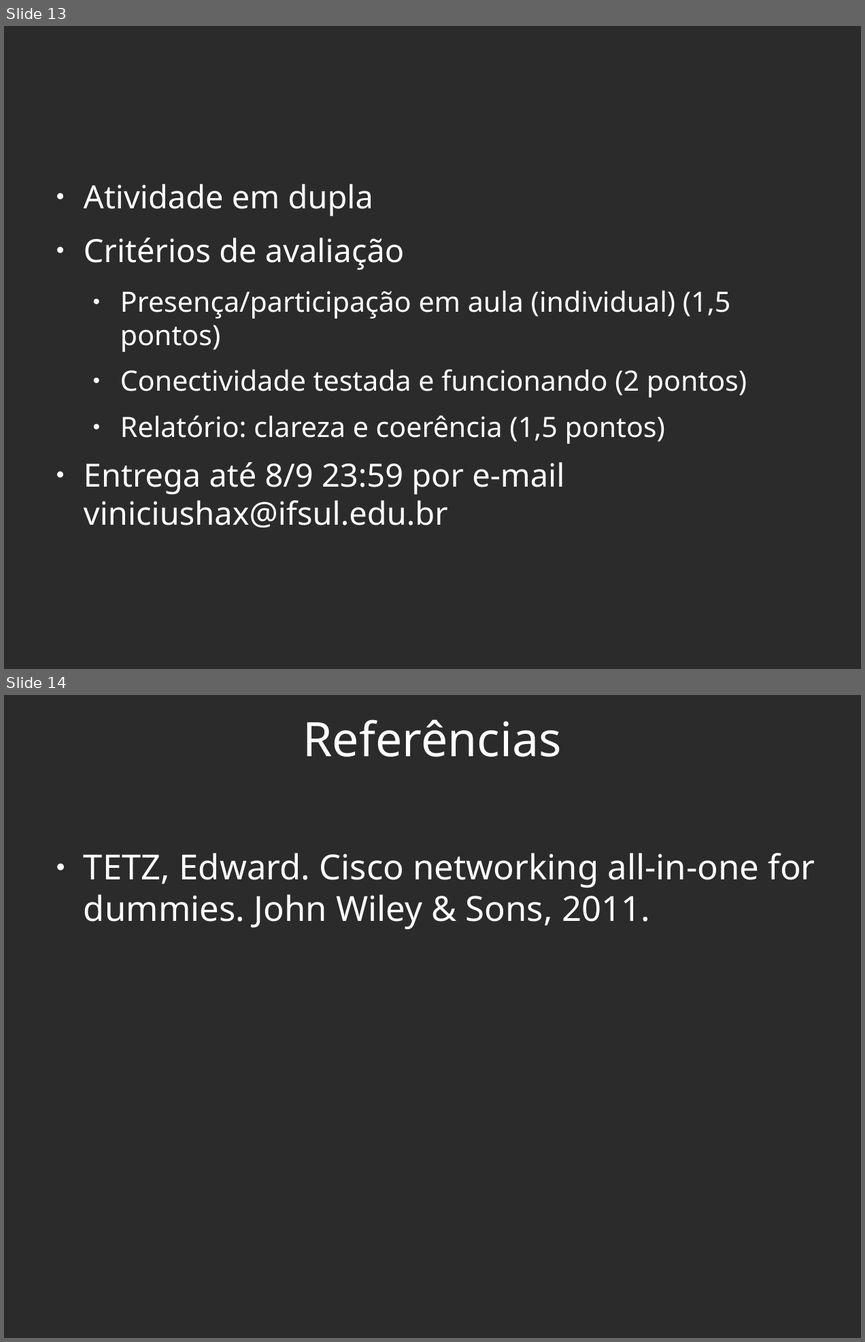
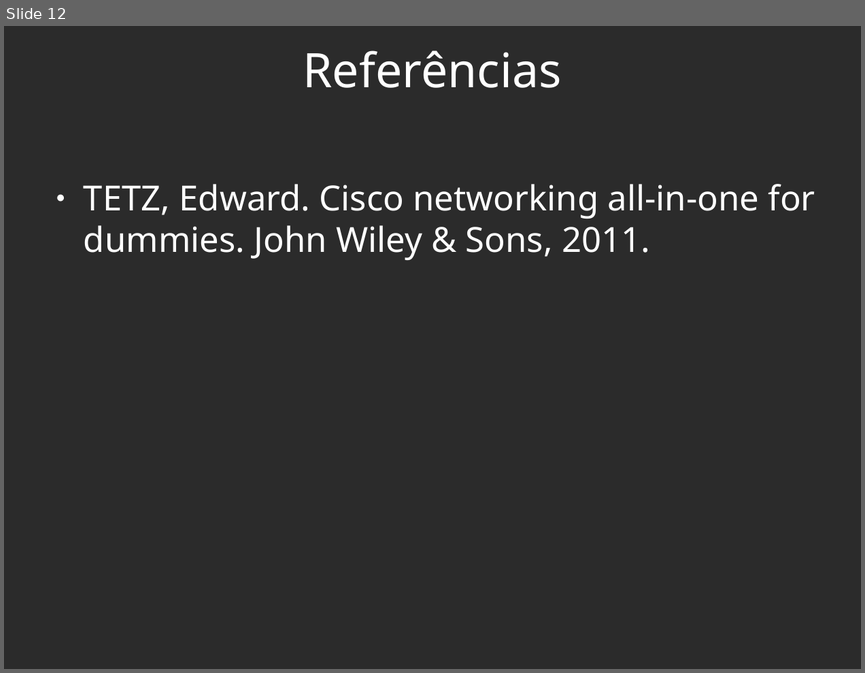
Before and after one commit to viniciusalveshax/aulas, a slide deck: redes-2/pdf10-roteadores2-rotas-estaticas/pdf10-roteadores2-rotas-estaticas.odp. Shown one above the other, each under a label of ours: slides 13 and 14 before the commit, slide 12 after it. The pictures are 865x1342 and 865x673 pixels, drawn with LibreOffice and Linux fonts; fonts in the diff are those of the drawing; background and template pictures are left out; a plain dark background stands for a picture behind light text. Boxes give left, top, right and bottom in pixels: in the first picture for what was removed or moved away, otherwise in the second. Text is boxed around its words. In the diff, an @@ line names an element or a change of style, - is before the commit and + after.

```diff
--- a/redes-2/pdf10-roteadores2-rotas-estaticas/pdf10-roteadores2-rotas-estaticas.odp
+++ b/redes-2/pdf10-roteadores2-rotas-estaticas/pdf10-roteadores2-rotas-estaticas.odp
@@ slide 13 removed at [4,26,861,669], background picture (left out) @@
@@ text removed at [84,184,747,527] @@
-● Atividade em dupla
-● Critérios de avaliação
-  ● Presença/participação em aula (individual) (1,5 pontos)
-  ● Conectividade testada e funcionando (2 pontos)
-  ● Relatório: clareza e coerência (1,5 pontos)
-● Entrega até 8/9 23:59 por e-mail viniciushax@ifsul.edu.br
@@ what was slide 14 is now slide 12 @@
```
Also in this commit, not shown: 1 other slide removed, 1 other file.
